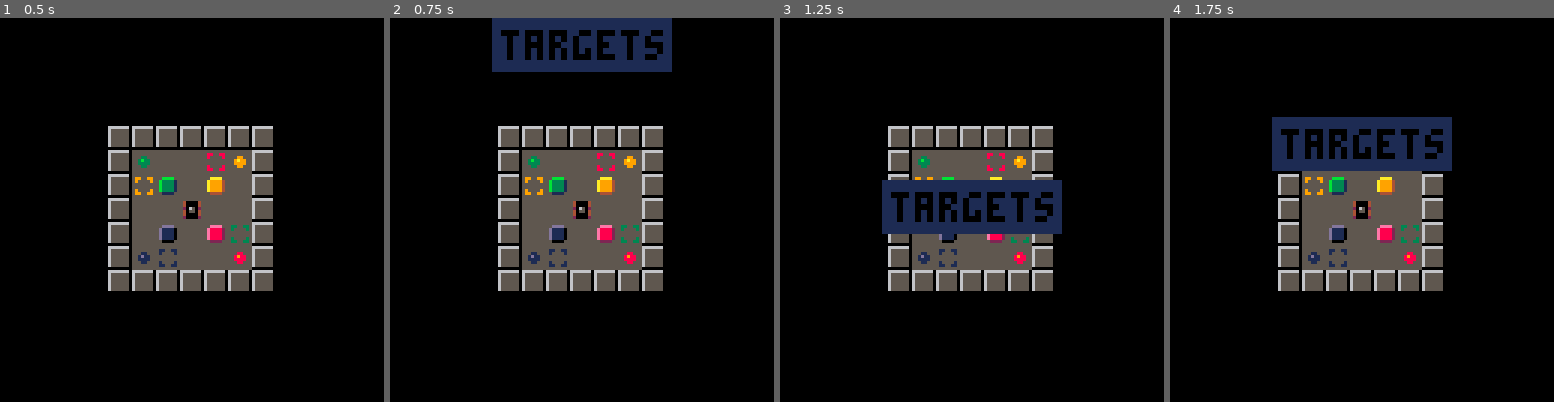
Above: before the commit, frames 1-4 (left to right).
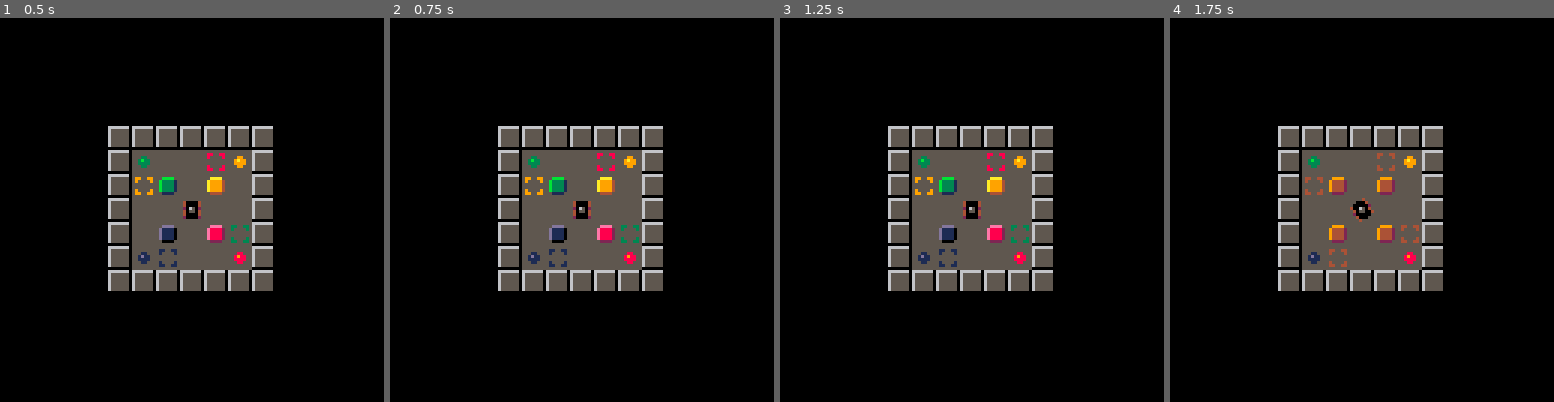
Above: after the commit, the same moments.

Repository: erwinbonsma/SokoBubbleP8
Game: PICO-8 cartridge sokububble.p8
The game is run twice, just before and just after one commit, with the same random seed, the same clock (stepped at 60 frames per second) and the same inputs.
Inputs:
- Up to frame 1 (0.5 s): tap X (X key) at 0.33 s
- Up to frame 2 (0.75 s): no input
- Up to frame 3 (1.25 s): tap X (X key) at 1.07 s
- Up to frame 4 (1.75 s): hold Right from 1.6 s (still down)

Frame 1 is identical in both runs. In frame 2, 5.0% of the frame differs, in the area x 26-74%, y 0-15%; in frame 3, 6.4%; in frame 4, 7.5%, in the area x 26-74%, y 25-65%.

Commit message:
Also animate movement when blocked

Diff:
--- a/sokububble.p8
+++ b/sokububble.p8
@@ -248,6 +248,10 @@
  return tgt==-1 or tgt==self.c
 end
 
+function box:_push(mov)
+ self.sx+=mov.dx
+ self.sy+=mov.dy
+end
 -->8
 --player
 
@@ -280,40 +284,87 @@
  end
 end
 
-function player:_move(state)
- local done=false
- local mov=self.mov
- mov.step+=1
- if mov.step<=10 then
-  self.sx+=mov.dx
-  self.sy+=mov.dy
-  self.sd=(
-   self.sd+3+mov.dx+mov.dy
-  )%3
-
-  if state.push_box==nil then
-   done=mov.step==8
-  elseif mov.step>2 then
-   state.push_box.sx+=mov.dx
-   state.push_box.sy+=mov.dy
-   if mov.step==3 then
-    sfx(0)
-   end
-  end
- elseif (
-  self.movq!=nil
-  and self.movq.rot==self.rot
+function player:_forward(mov)
+ self.sx+=mov.dx
+ self.sy+=mov.dy
+ self.sd=(
+  self.sd+3+mov.dx+mov.dy
+ )%3
+end
+
+function player:_backward(mov)
+ self.sx-=mov.dx
+ self.sy-=mov.dy
+ self.sd=(
+  self.sd+3-mov.dx-mov.dy
+ )%3
+end
+
+function blocked_move_anim(args)
+ local mov=args[1]
+ local plyr=args[2]
+
+ plyr:_forward(mov)
+ yield()
+
+ sfx(1)
+ yield()
+
+ plyr:_backward(mov)
+ yield()
+end
+
+function plain_move_anim(args)
+ local mov=args[1]
+ local plyr=args[2]
+
+ for i=1,8 do
+  plyr:_forward(mov)
+  yield()
+ end
+end
+
+function push_move_anim(args)
+ local mov=args[1]
+ local plyr=args[2]
+
+ local start=1
+ if (
+  plyr.sx%8!=0 or plyr.sy%8!=0
+ ) then
+  --continuing prev push move
+  start=3
+ end
+
+ for i=start,10 do
+  plyr:_forward(mov)
+  if i>2 then
+   mov.push_box:_push(mov)
+  end
+
+  yield()
+ end
+
+ if (
+  plyr.movq!=nil
+  and not plyr.movq.blocked
+  and plyr.movq.rot==plyr.rot
  ) then
   --continue into next move
-  self:_start_queued_move(state)
+  plyr:_start_queued_move(state)
+  yield()
  else
   --retreat after placing box
-  self.sx-=mov.dx
-  self.sy-=mov.dy
-  self.sd=(
-   self.sd+3-mov.dx-mov.dy
-  )%3
-  done=self.mov.step==12
+  for i=1,2 do
+   plyr:_backward(mov)
+   yield()
+  end
+ end
+end
+
+function player:_move(state)
+ if coinvoke(self.mov.anim) then
+  self.mov=nil
  end
 
  if (
@@ -326,11 +377,47 @@
    state.bubble=bub
   end
  end
-
- if done then
-  self.mov=nil
-  state.push_box=nil
- end
+end
+
+function player:_is_blocked(
+ mov,state
+)
+ local x1=mov.tgt_x
+ local y1=mov.tgt_y
+
+ local lvl=state.level
+ if lvl:is_wall(x1,y1) then
+  return true
+ end
+
+ local box=box_at(x1,y1,state)
+ if (
+  box==nil
+  and self.mov!=nil
+  and self.mov.rot==mov.rot
+ ) then
+  --pushed box is not (always)
+  --bound by box_at
+  box=self.mov.push_box
+ end
+
+ if box!=nil then
+  if box.c!=state.bubble then
+   --cannot move this box color
+   return true
+  end
+  local x2=x1+mov.dx
+  local y2=y1+mov.dy
+  if (
+   lvl:is_wall(x2,y2)
+   or box_at(x2,y2,state)!=nil
+  ) then
+   --no room to push box
+   return true
+  end
+ end
+
+ return false
 end
 
 function player:_check_move(
@@ -347,46 +434,17 @@
 
  local x1=x+mov.dx
  local y1=y+mov.dy
-
- local lvl=state.level
- if lvl:is_wall(x1,y1) then
-  --cannot enter wall
-  sfx(1)
-  return
- end
-
- local box=box_at(x1,y1,state)
- if (
-  box==nil
-  and self.mov!=nil
-  and self.mov.rot==mov.rot
- and state.push_box!=nil
- ) then
-  --pushed box is not (always)
-  --bound by box_at
-  box=state.push_box
- end
-
- if box!=nil then
-  if box.c!=state.bubble then
-   --cannot move this box color
-   sfx(1)
-   return
-  end
-  local x2=x1+mov.dx
-  local y2=y1+mov.dy
-  if (
-   lvl:is_wall(x2,y2)
-   or box_at(x2,y2,state)!=nil
-  ) then
-   --no room to push box
-   sfx(1)
-   return
-  end
- end
-
  mov.tgt_x=x1
  mov.tgt_y=y1
+
+ mov.blocked=self:_is_blocked(
+  mov,state
+ )
+ if mov.blocked then
+  mov.tgt_x=x
+  mov.tgt_y=y
+ end
+
  return mov
 end
 
@@ -397,25 +455,34 @@
  local mov=self.movq
  self.movq=nil
 
- if self.mov!=nil then
-  local dsx=abs(
-   self.mov.tgt_x*8-self.sx
+ mov.push_box=box_at(
+  mov.tgt_x,mov.tgt_y,state
+ )
+
+ if mov.blocked then
+  printh("starting blocked anim")
+  mov.anim=cowrap(
+   "blocked_move",
+   blocked_move_anim,
+   mov,self
   )
-  local dsy=abs(
-   self.mov.tgt_y*8-self.sy
+ elseif mov.push_box!=nil then
+  printh("starting push anim")
+  mov.anim=cowrap(
+   "push_move",
+   push_move_anim,
+   mov,self
   )
-
-  assert(dsx<=2)
-  assert(dsy<=2)
-  mov.step=max(dsx,dsy)
  else
-  mov.step=0
+  printh("starting move anim")
+  mov.anim=cowrap(
+   "plain_move",
+   plain_move_anim,
+   mov,self
+  )
  end
 
  self.mov=mov
- state.push_box=box_at(
-  mov.tgt_x,mov.tgt_y,state
- )
  state.view_all=false
 
  if mov.rot!=self.rot then
@@ -698,9 +765,9 @@
 function start_level(idx)
  local lvl=level:new(idx)
  state=lvl:update_state({})
- state.anim=show_dialog(
-  lvl.name
- )
+-- state.anim=show_dialog(
+--  lvl.name
+-- )
 end
 
 function _init()
@@ -717,7 +784,7 @@
  end
 end
 
-function _update60()
+function _update()
  if state.anim then
   if coinvoke(state.anim) then
    state.anim=nil
